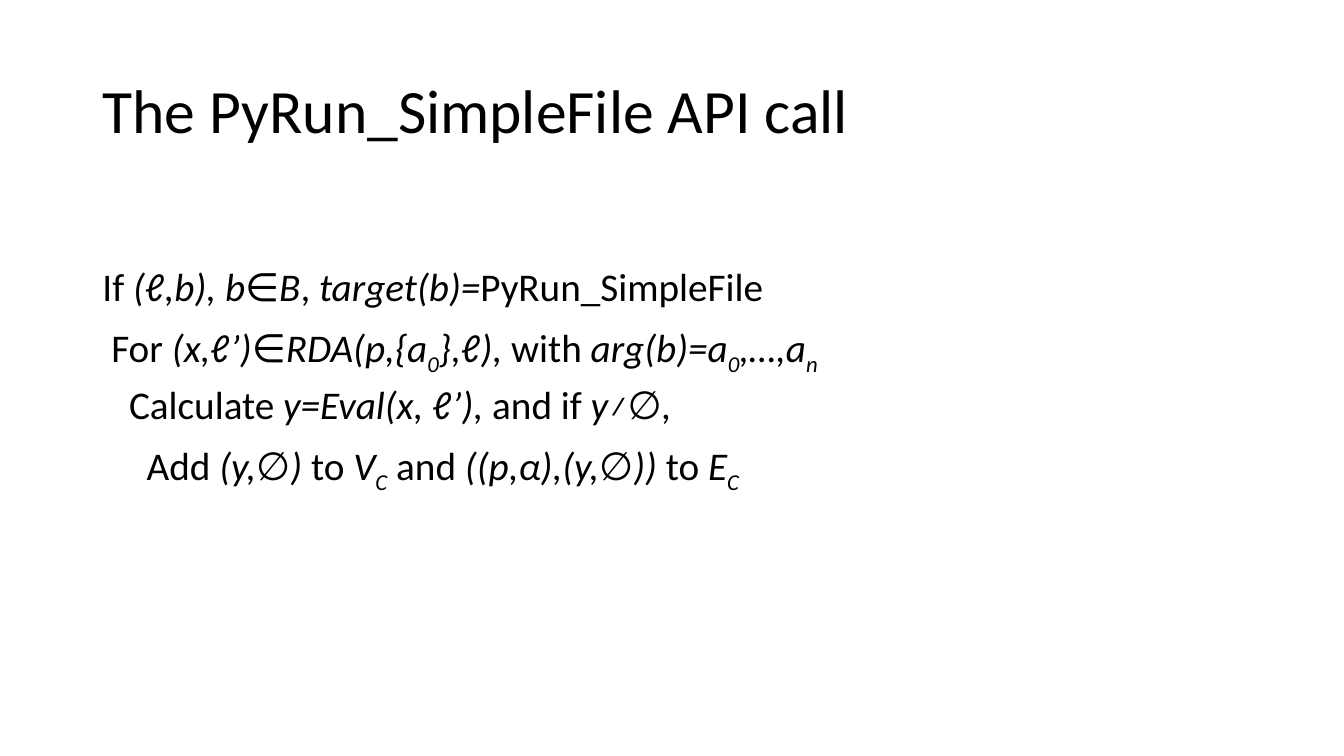
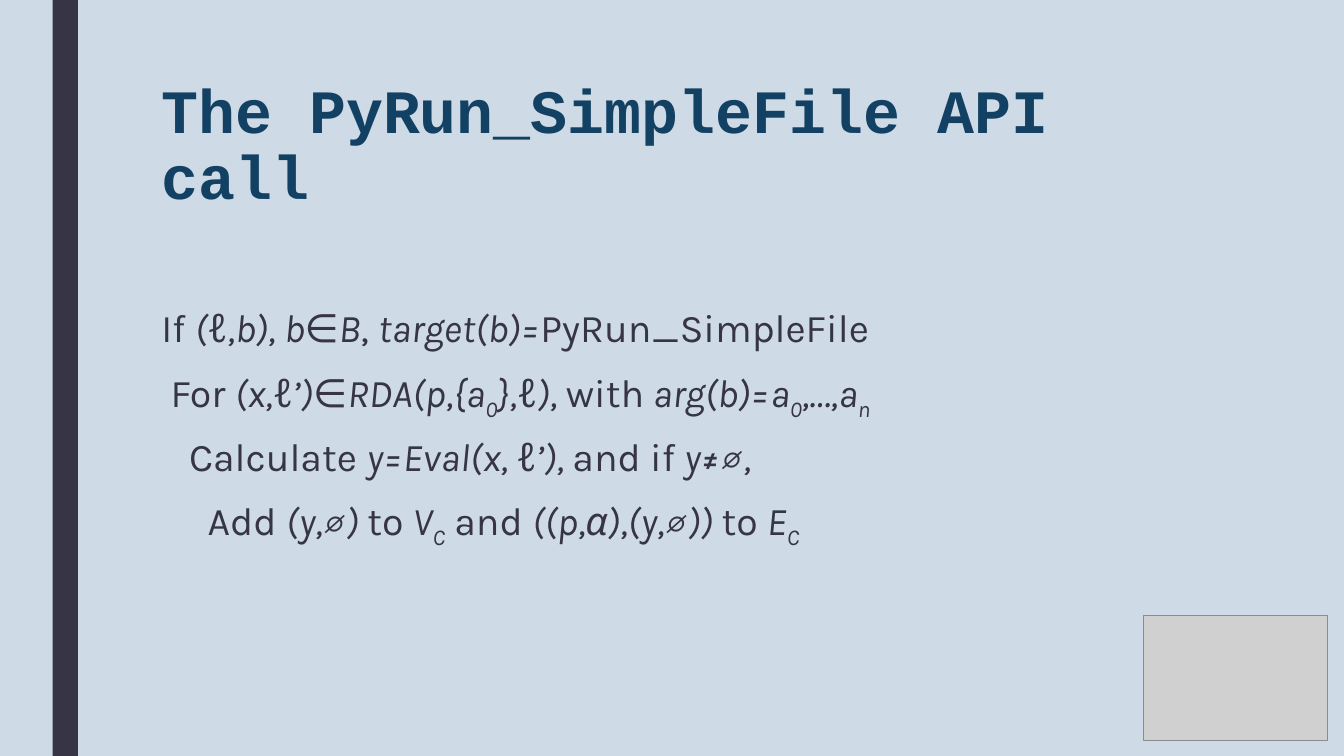
Before and after one commit to MultilingualStaticAnalysis/MLSA, a slide deck: slide 11 of Doc/LBB ICSoft2017 Slides v0.pptx. Drawn at 1344x756 pixels with LibreOffice and Linux fonts; fonts in the diff are those of the drawing; grey boxes stand for pictures. Boxes give left, top, right and bottom in pixels: in the first picture for what was removed or moved away, otherwise in the second. Text is boxed around its words. In the diff, an @@ line names an element or a change of style, - is before the commit and + after.

```diff
--- a/Doc/LBB ICSoft2017 Slides v0.pptx
+++ b/Doc/LBB ICSoft2017 Slides v0.pptx
@@ background #FFFFFF to #CEDBE6 @@
@@ rectangle added at [52, 0, 78, 756], fill #373545 @@
@@ title "The PyRun_SimpleFile API call": place and size @@
-title "The PyRun_SimpleFile API call" at [102, 90, 847, 143]
+title "The PyRun_SimpleFile API call" at [161, 89, 1048, 200]
@@ title "The PyRun_SimpleFile API call" at [161, 89, 1048, 200]: font Calibri to Courier New, text colour #000000 to #134163, bold on; line spacing 0.9 to 0.89; vertical alignment middle to top @@
@@ text "If (ℓ,b), b∈B, target(b)=PyRun_SimpleFile": place and size @@
-text "If (ℓ,b), b∈B, target(b)=PyRun_SimpleFile" at [102, 272, 763, 487]
+text "If (ℓ,b), b∈B, target(b)=PyRun_SimpleFile" at [161, 313, 869, 545]
@@ text "If (ℓ,b), b∈B, target(b)=PyRun_SimpleFile" at [161, 313, 869, 545]: font Calibri to Karla, text colour #000000 to #373545; line spacing 0.9 to 0.94; more space between paragraphs @@
@@ picture added at [1144, 616, 1328, 741] @@
```
Also in this commit, not shown: 15 other slides changed, 6 other files.
